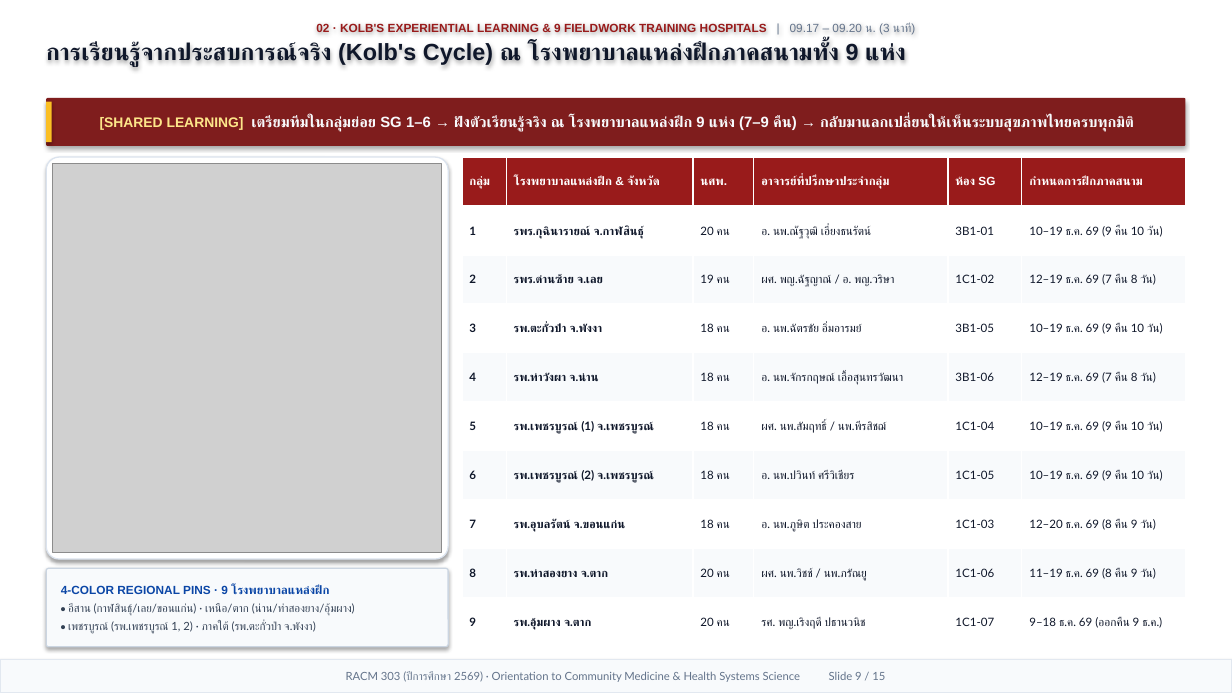
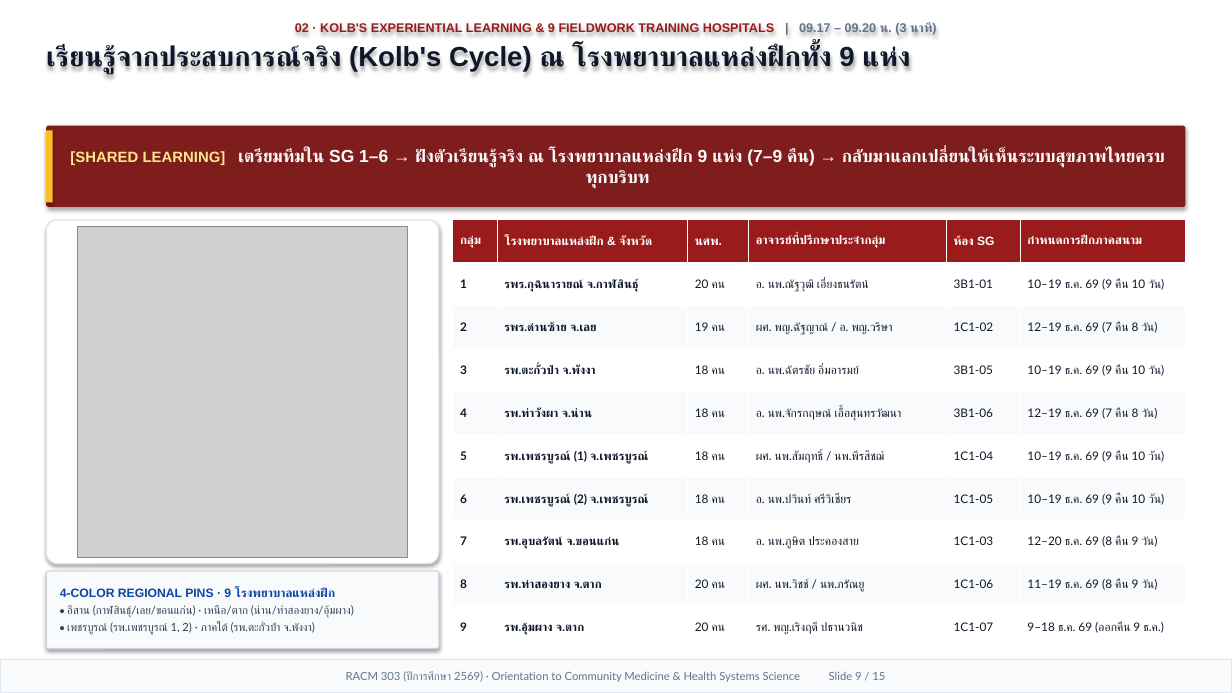
Before and after one commit to smartwoo/racm303-2569-faculty-member, a slide deck: slide 9 of exports/pptx/RACM303_2569_Orientation_Slides.pptx. Drawn at 1232x693 pixels with LibreOffice and Linux fonts; fonts in the diff are those of the drawing; grey boxes stand for pictures. Boxes give left, top, right and bottom in pixels: in the first picture for what was removed or moved away, otherwise in the second. Text is boxed around its words. In the diff, an @@ line names an element or a change of style, - is before the commit and + after.

Commit message:
feat(orientation): Apple Keynote 1/3 header + 2/3 Bento deck, HD original HSS figures with citations, and 6-form-factor responsive design

```diff
--- a/exports/pptx/RACM303_2569_Orientation_Slides.pptx
+++ b/exports/pptx/RACM303_2569_Orientation_Slides.pptx
@@ text at (x1=295, y1=23, x2=937, y2=36): size 9.2 to 9.8 pt in "02 · KOLB'S EXPERIENTIAL LEARNING & 9 ..."; bold on in "| 09.17 – 09.20 น. (3 นาที)"; more space between paragraphs @@
@@ text at (x1=46, y1=45, x2=910, y2=74): text changed; size 18.2 to 21.5 pt @@
-การเรียนรู้จากประสบการณ์จริง (Kolb's Cycle) ณ โรงพยาบาลแหล่งฝึกภาคสนามทั้ง 9 แห่ง
+เรียนรู้จากประสบการณ์จริง (Kolb's Cycle) ณ โรงพยาบาลแหล่งฝึกทั้ง 9 แห่ง
@@ rounded rectangle "[SHARED LEARNING] เตรียมทีมใน SG 1–6 ..." resized from (x1=46, y1=98, x2=1186, y2=146) to (x1=46, y1=126, x2=1186, y2=207) @@
@@ rectangle resized from (x1=46, y1=102, x2=52, y2=142) to (x1=46, y1=130, x2=53, y2=202) @@
@@ text in rounded rectangle at (x1=70, y1=149, x2=1165, y2=189): text changed; size 11.6 to 13.6 pt @@
-[SHARED LEARNING] เตรียมทีมในกลุ่มย่อย SG 1–6 → ฝังตัวเรียนรู้จริง ณ โรงพยาบาลแหล่งฝึก 9 แห่ง (7–9 คืน) → กลับมาแลกเปลี่ยนให้เห็นระบบสุขภาพไทยครบทุกมิติ
+[SHARED LEARNING] เตรียมทีมใน SG 1–6 → ฝังตัวเรียนรู้จริง ณ โรงพยาบาลแหล่งฝึก 9 แห่ง (7–9 คืน) → กลับมาแลกเปลี่ยนให้เห็นระบบสุขภาพไทยครบทุกบริบท
@@ rounded rectangle resized from (x1=46, y1=157, x2=448, y2=559) to (x1=46, y1=220, x2=439, y2=564) @@
@@ picture resized from (x1=53, y1=164, x2=441, y2=553) to (x1=78, y1=226, x2=409, y2=557) @@
@@ table at (x1=453, y1=220, x2=1186, y2=649) @@
@@ size 9.2 to 9.4 pt in "กลุ่ม", "โรงพยาบาลแหล่งฝึก & จังหวัด", "นศพ.", "อาจารย์ที่ปรึกษาประจำกลุ่ม" and 2 more places @@
@@ size 9 to 9.2 pt in "1", "รพร.กุฉินารายณ์ จ.กาฬสินธุ์", "20 คน", "อ. นพ.ณัฐวุฒิ เอี่ยงธนรัตน์" and 50 more places @@
@@ table resized from (x1=462, y1=157, x2=1186, y2=647) to (x1=453, y1=220, x2=1186, y2=649) @@
@@ rounded rectangle "4-COLOR REGIONAL PINS · 9 ..." resized from (x1=46, y1=568, x2=448, y2=647) to (x1=46, y1=571, x2=439, y2=649) @@
@@ rounded rectangle "4-COLOR REGIONAL PINS · 9 ..." at (x1=46, y1=571, x2=439, y2=649): size 9.2 to 9.5 pt in "4-COLOR REGIONAL PINS · 9 โรงพยาบาลแหล่งฝึก" @@
```
Also in this commit, not shown: 13 other slides changed, 1 slide added, 1 slide removed, 6 other files.
